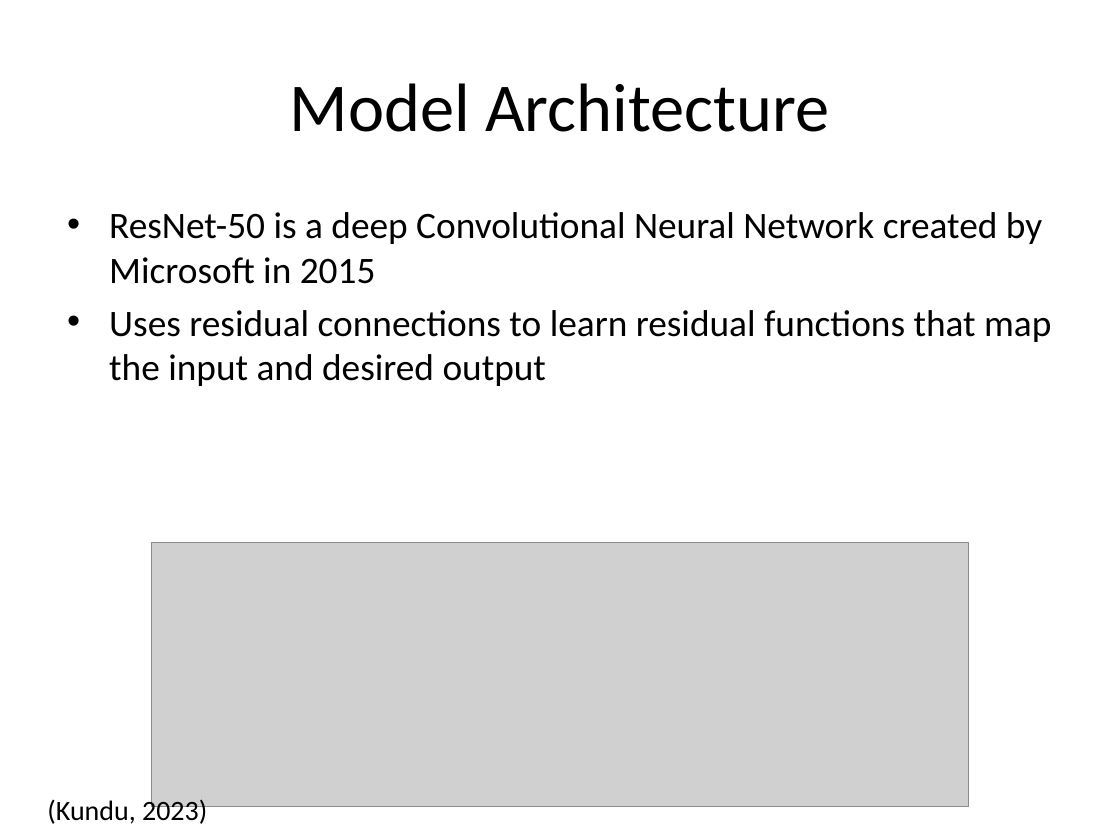
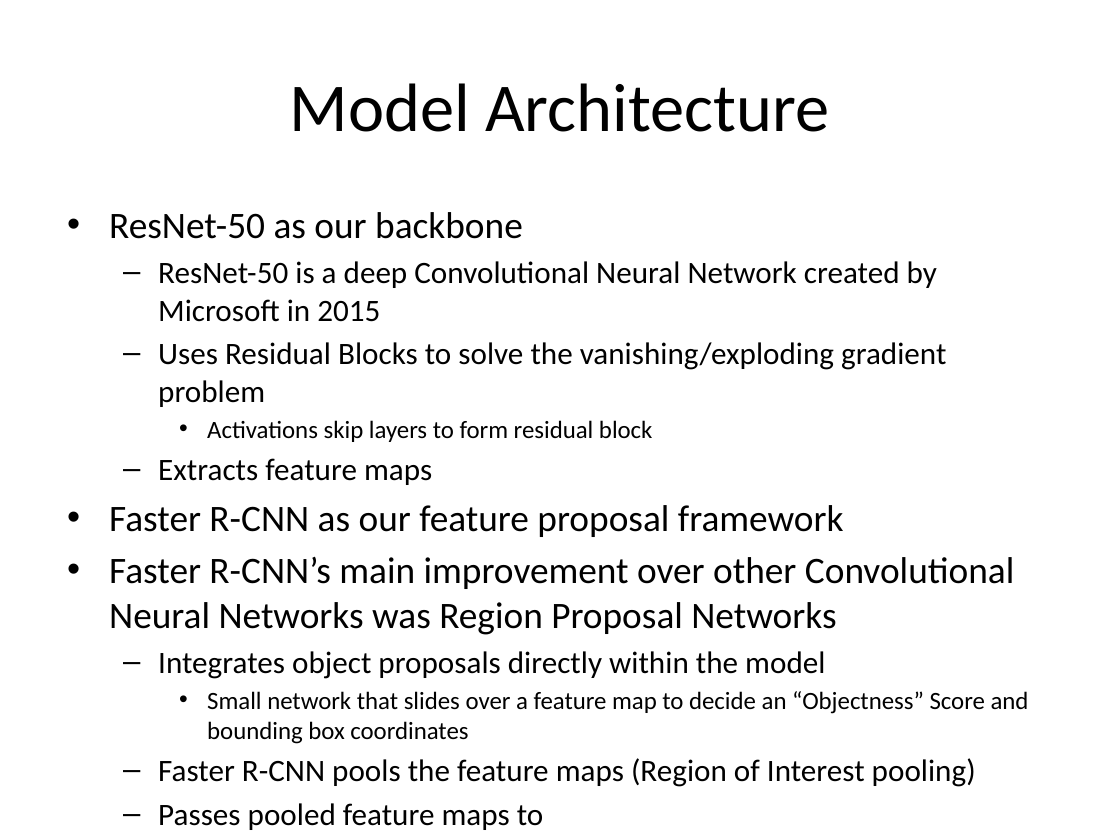
Before and after one commit to GlenWilliams2k/ECON-8310-Semester-Project, a slide deck: slide 4 of Baseball_Detection_Presentation.pptx (slide 3 before the commit). Drawn at 1120x840 pixels with LibreOffice and Linux fonts; fonts in the diff are those of the drawing; grey boxes stand for pictures. Boxes give left, top, right and bottom in pixels: in the first picture for what was removed or moved away, otherwise in the second. Text is boxed around its words. In the diff, an @@ line names an element or a change of style, - is before the commit and + after.

```diff
--- a/Baseball_Detection_Presentation.pptx
+++ b/Baseball_Detection_Presentation.pptx
@@ text at [109, 212, 523, 239]: paragraph added @@
+• ResNet-50 as our backbone
@@ text at [158, 261, 937, 322]: size 24 to 20 pt in "ResNet-50 is a deep Convolutional Neural Network ..."; bullet • to –; list level 1 to 2 in "ResNet-50 is a deep Convolutional ..." @@
@@ text at [109, 342, 1029, 787]: text changed; size 24 to 20 pt @@
-• Uses residual connections to learn residual functions that map the input and desired output
+  – Uses Residual Blocks to solve the vanishing/exploding gradient problem
+    • Activations skip layers to form residual block
+  – Extracts feature maps
+• Faster R-CNN as our feature proposal framework
+• Faster R-CNN’s main improvement over other Convolutional Neural Networks was Region Proposal Networks
+  – Integrates object proposals directly within the model
+    • Small network that slides over a feature map to decide an “Objectness” Score and bounding box coordinates
+  – Faster R-CNN pools the feature maps (Region of Interest pooling)
+  – Passes pooled feature maps to
@@ picture removed at [151, 543, 968, 806] @@
@@ text removed at [47, 797, 207, 824] @@
-(Kundu, 2023)
```
Also in this commit, not shown: 1 other slide changed, 4 slides added, 1 other file.
